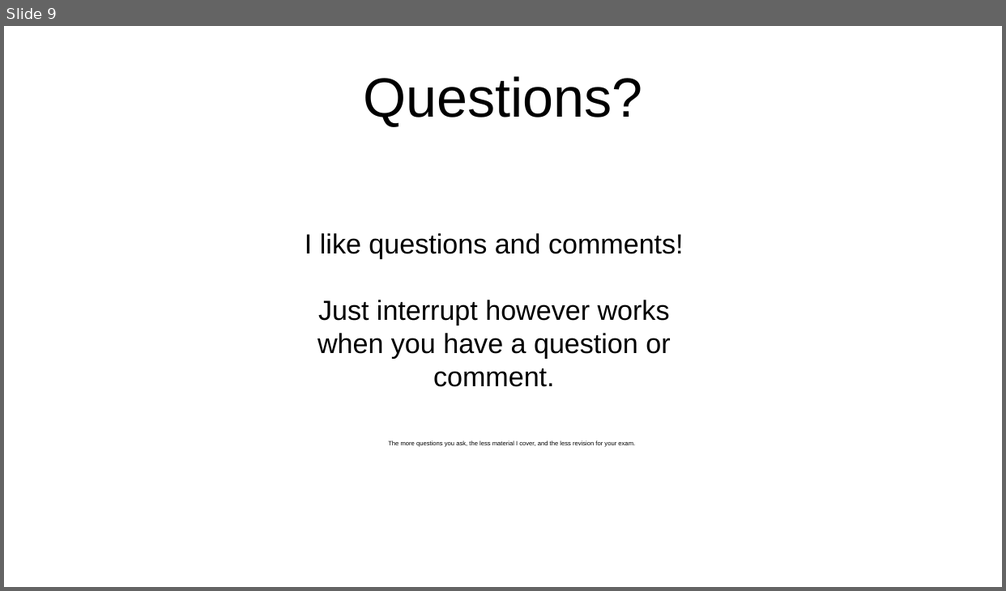
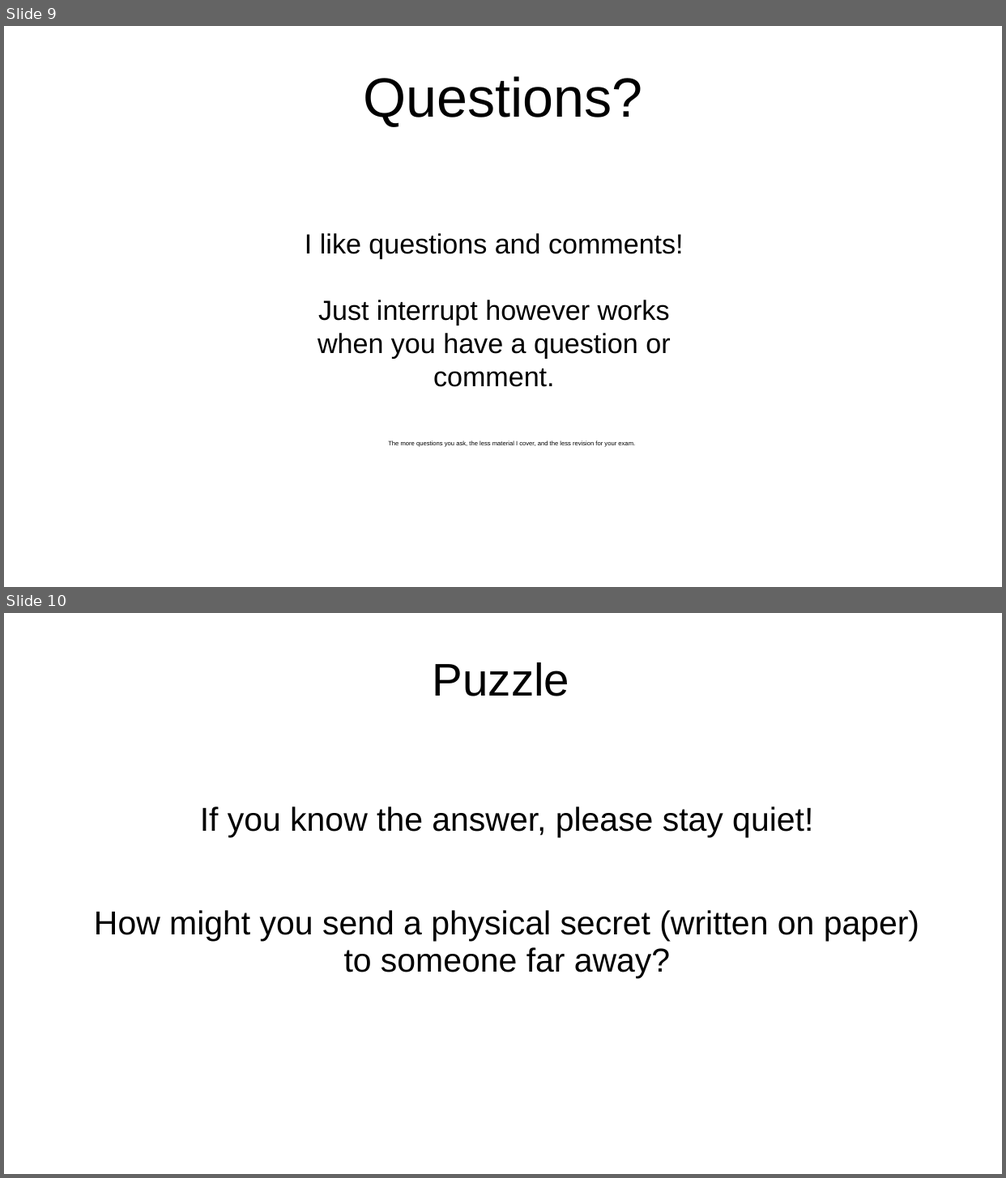
Before and after one commit to sftcd/cs7053, a slide deck: 2024lectures/00-quick-intro.odp. Shown one above the other, each under a label of ours: slide 9 before the commit, slides 9 and 10 after it. The pictures are 1006x591 and 1006x1178 pixels, drawn with LibreOffice and Linux fonts; fonts in the diff are those of the drawing. Boxes give left, top, right and bottom in pixels: in the first picture for what was removed or moved away, otherwise in the second. Text is boxed around its words. In the diff, an @@ line names an element or a change of style, - is before the commit and + after.

```diff
--- a/2024lectures/00-quick-intro.odp
+++ b/2024lectures/00-quick-intro.odp
@@ slide 10 added at bbox=[4, 613, 1002, 1174], background #FFFFFF @@
@@ title added at bbox=[432, 662, 569, 696], 36.4 pt, text #000000 @@
+Puzzle
@@ text added at bbox=[94, 807, 919, 978], 26.4 pt, text #000000 @@
+If you know the answer, please stay quiet!
+How might you send a physical secret (written on paper) to someone far away?
```
Also in this commit, not shown: 2 slides changed, 4 other files.
